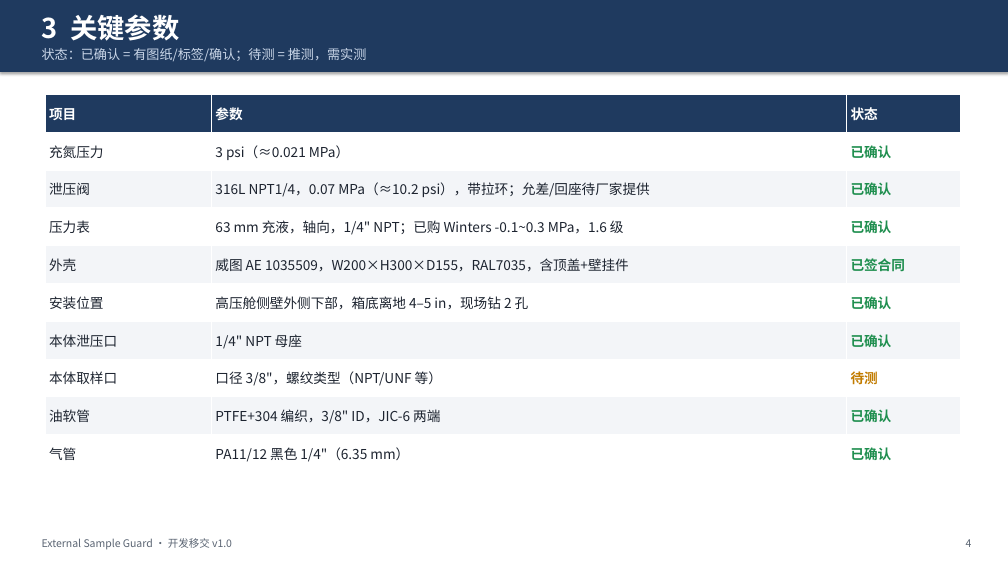
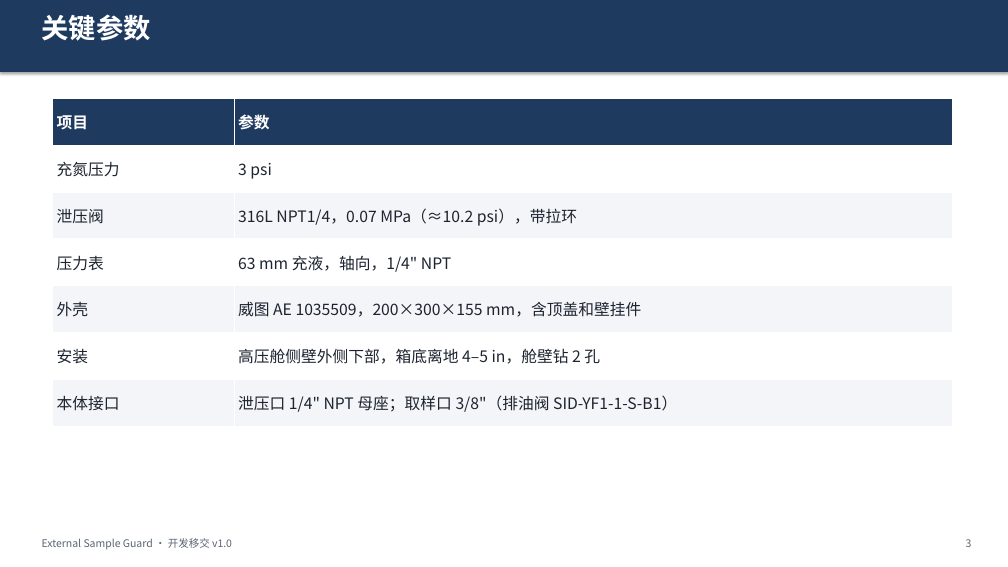
Before and after one commit to keenkid2010/claude_v1, a slide deck: slide 3 of sample_guard/Sample_Guard_开发移交.pptx (slide 4 before the commit). Drawn at 1008x567 pixels with LibreOffice and Linux fonts; fonts in the diff are those of the drawing. Boxes give left, top, right and bottom in pixels: in the first picture for what was removed or moved away, otherwise in the second. Text is boxed around its words. In the diff, an @@ line names an element or a change of style, - is before the commit and + after.

```diff
--- a/sample_guard/Sample_Guard_开发移交.pptx
+++ b/sample_guard/Sample_Guard_开发移交.pptx
@@ text at (x1=42, y1=14, x2=151, y2=41): text changed @@
-3 关键参数
+关键参数
@@ text removed at (x1=42, y1=48, x2=367, y2=62) @@
-状态：已确认 = 有图纸/标签/确认；待测 = 推测，需实测
@@ table at (x1=53, y1=98, x2=953, y2=426) @@
-项目 | 参数 | 状态
-充氮压力 | 3 psi（≈0.021 MPa） | 已确认
-泄压阀 | 316L NPT1/4，0.07 MPa（≈10.2 psi），带拉环；允差/回座待厂家提供 | 已确认
-压力表 | 63 mm 充液，轴向，1/4" NPT；已购 Winters -0.1~0.3 MPa，1.6 级 | 已确认
-外壳 | 威图 AE 1035509，W200×H300×D155，RAL7035，含顶盖+壁挂件 | 已签合同
-安装位置 | 高压舱侧壁外侧下部，箱底离地 4–5 in，现场钻 2 孔 | 已确认
-本体泄压口 | 1/4" NPT 母座 | 已确认
-本体取样口 | 口径 3/8"，螺纹类型（NPT/UNF 等） | 待测
-油软管 | PTFE+304 编织，3/8" ID，JIC-6 两端 | 已确认
-气管 | PA11/12 黑色 1/4"（6.35 mm） | 已确认
+项目 | 参数
+充氮压力 | 3 psi
+泄压阀 | 316L NPT1/4，0.07 MPa（≈10.2 psi），带拉环
+压力表 | 63 mm 充液，轴向，1/4" NPT
+外壳 | 威图 AE 1035509，200×300×155 mm，含顶盖和壁挂件
+安装 | 高压舱侧壁外侧下部，箱底离地 4–5 in，舱壁钻 2 孔
+本体接口 | 泄压口 1/4" NPT 母座；取样口 3/8"（排油阀 SID-YF1-1-S-B1）
@@ table resized from (x1=45, y1=95, x2=960, y2=473) to (x1=53, y1=98, x2=953, y2=426) @@
@@ text at (x1=966, y1=539, x2=972, y2=547): text changed @@
-4
+3
```
Also in this commit, not shown: 9 other slides changed, 10 slides removed, 6 other files.
